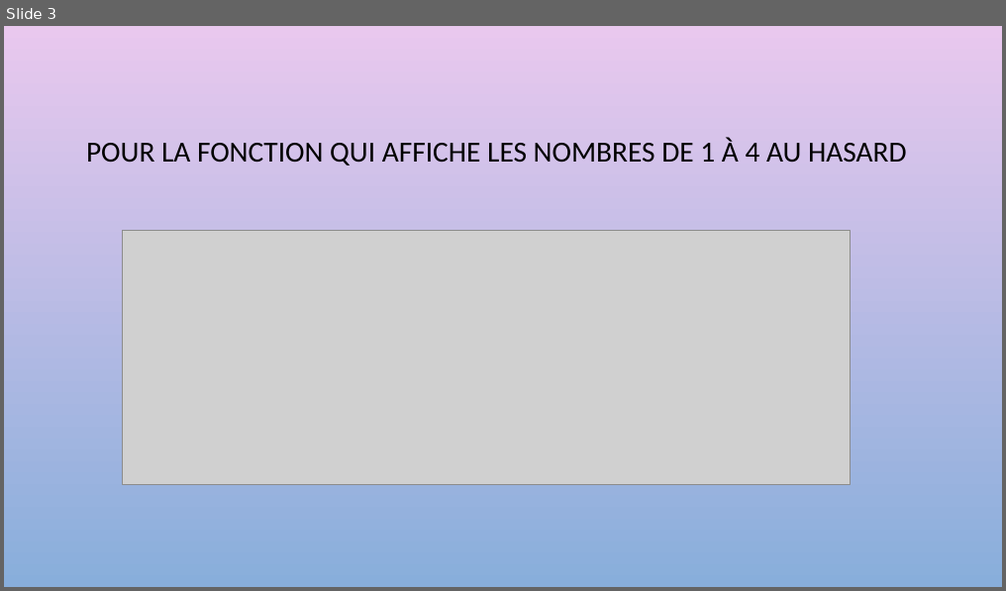
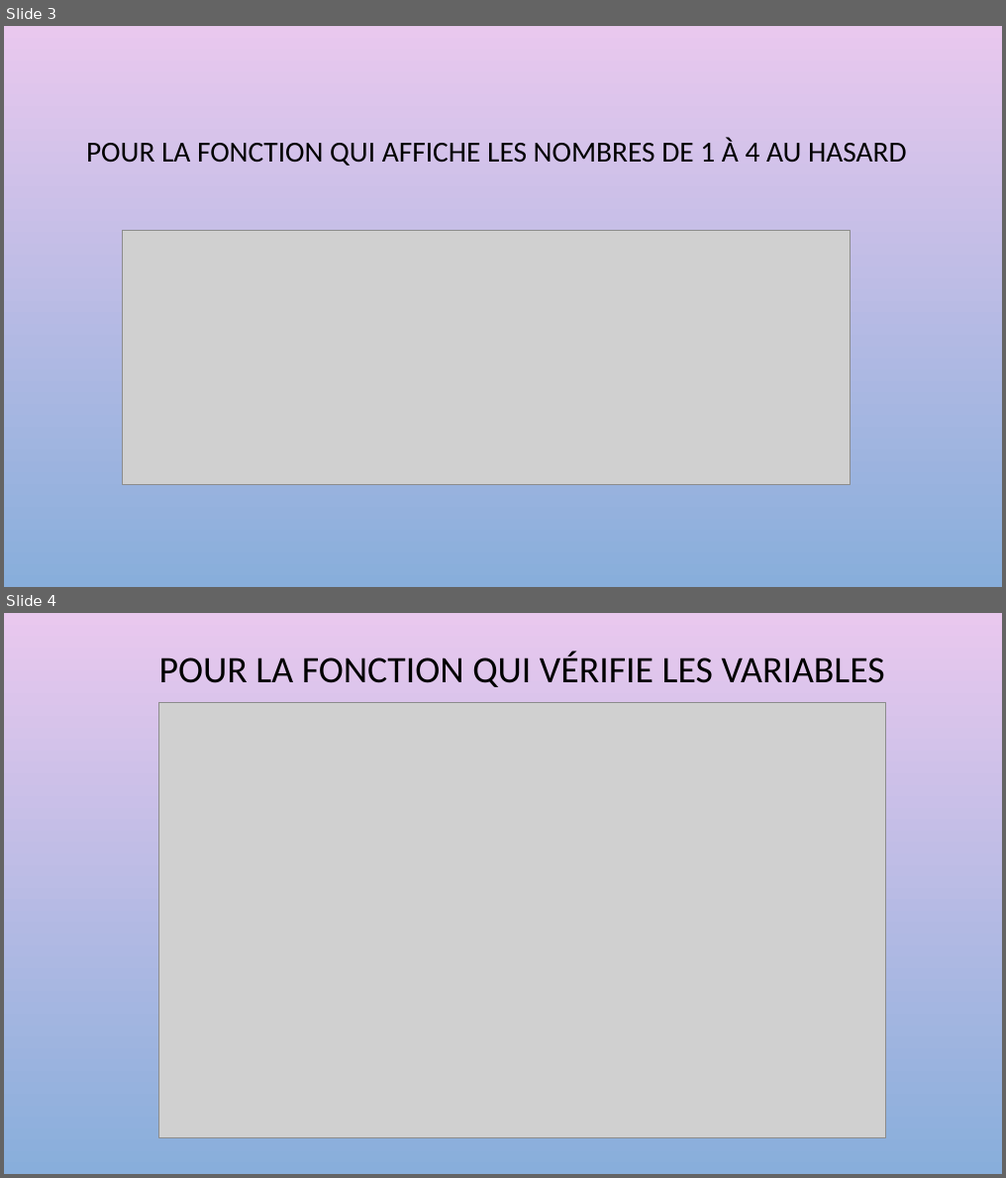
Before and after one commit to sarahsaina/Machine_a_sous-JS, a slide deck: projet à rendre/presentation.pptx. Shown one above the other, each under a label of ours: slide 3 before the commit, slides 3 and 4 after it. The pictures are 1006x591 and 1006x1178 pixels, drawn with LibreOffice and Linux fonts; fonts in the diff are those of the drawing; grey boxes stand for pictures; background and template pictures are left out. Boxes give left, top, right and bottom in pixels: in the first picture for what was removed or moved away, otherwise in the second. Text is boxed around its words. In the diff, an @@ line names an element or a change of style, - is before the commit and + after.

```diff
--- a/projet à rendre/presentation.pptx
+++ b/projet à rendre/presentation.pptx
@@ slide 4 added at (x1=4, y1=613, x2=1002, y2=1174), background picture (left out) @@
@@ title added at (x1=159, y1=652, x2=885, y2=687), 36 pt, text #000000 @@
+POUR LA FONCTION QUI VÉRIFIE LES VARIABLES
@@ picture added at (x1=159, y1=702, x2=886, y2=1138) @@
```
Also in this commit, not shown: 1 slide changed, 1 slide removed.
